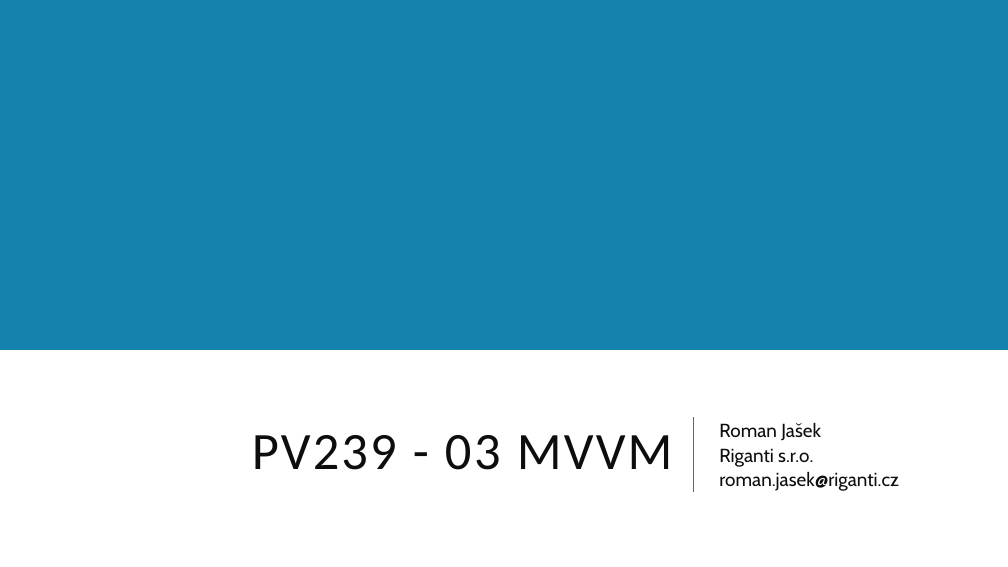
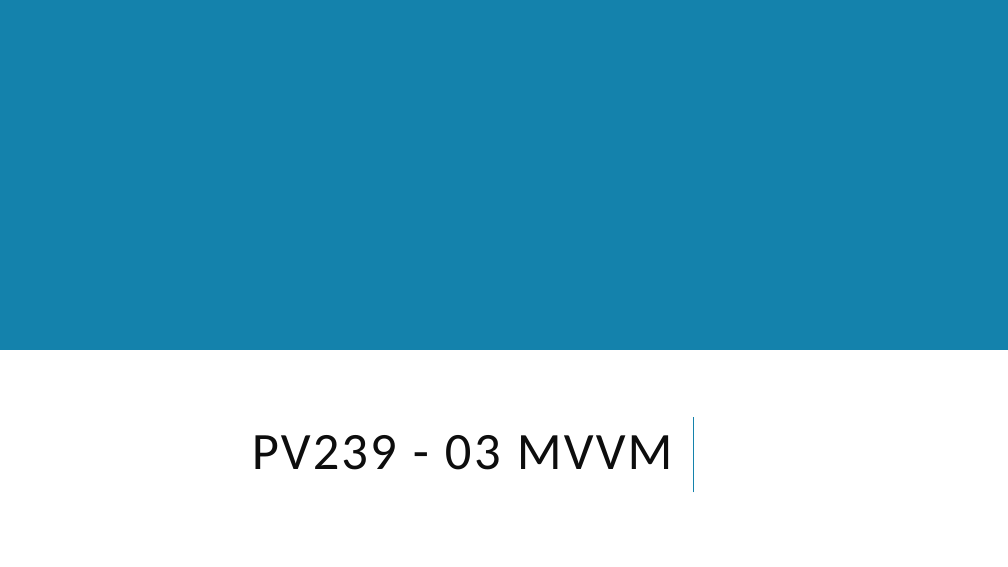
Before and after one commit to jasho/pv239-maui, a slide deck: slide 1 of 03_MVVM/PV239-Xamarin-03_MVVM.pptx. Drawn at 1008x567 pixels with LibreOffice and Linux fonts; fonts in the diff are those of the drawing. Boxes give left, top, right and bottom in pixels: in the first picture for what was removed or moved away, otherwise in the second. Text is boxed around its words. In the diff, an @@ line names an element or a change of style, - is before the commit and + after.

Commit message:
Lab 03 - add pages and update presentation

```diff
--- a/03_MVVM/PV239-Xamarin-03_MVVM.pptx
+++ b/03_MVVM/PV239-Xamarin-03_MVVM.pptx
@@ subtitle removed at (x1=719, y1=422, x2=899, y2=491) @@
-Roman Jašek
-Riganti s.r.o.
-roman.jasek@riganti.cz
```
Also in this commit, not shown: 2 other slides changed, 1 slide added, 7 slides removed, 20 other files.
